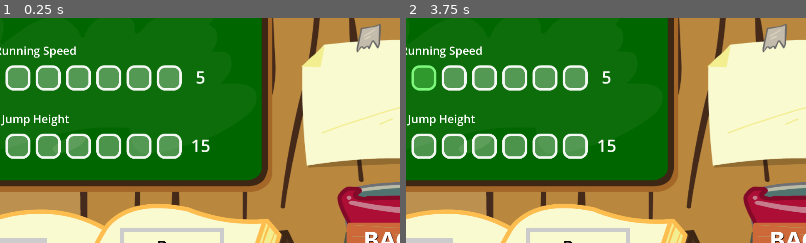
Above: before the commit, frames 1-2 (left to right).
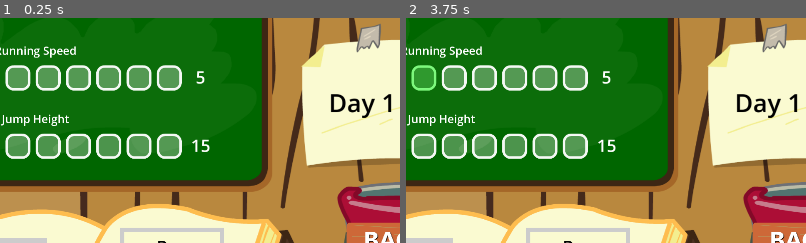
Above: after the commit, the same moments.

Repository: 100-Devs-1-Game/FlightOfHarmony
Game: Godot game, scene res://shop/shop.tscn
Two runs of this game, one before a commit and one after it. Both use one fixed random seed, a clock stepped at 60 frames per second and the inputs below.
Inputs (mouse positions are % of the whole screen's width and height, from its top left):
- Up to frame 1 (0.25 s): no input
- Up to frame 2 (3.75 s): click (30, 13) at 0.52 s; click (34, 13) at 1.27 s; click (38, 13) at 2.02 s; click (42, 13) at 2.77 s; click (45, 13) at 3.52 s
The pictures show only the part of the screen within x 43-93%, y 0-50%; the shares and areas given below are measured in that part.

The runs differ from the first frame. In frame 1, 0.6% of the frame differs, in the area x 82-98%, y 33-45%; in frame 2, 0.6%.

Commit message:
Add day progression

Diff:
--- a/src/flight/flight_scene.gd
+++ b/src/flight/flight_scene.gd
@@ -72,4 +72,5 @@
 
 
 func _on_return_pressed() -> void:
+	Global.day+= 1
 	LevelManager.goto_shop()
--- a/src/global/global.gd
+++ b/src/global/global.gd
@@ -14,6 +14,7 @@
 
 var starting_money: int = 0
 var money: int = 0
+var day: int= 1
 
 
 
--- a/src/global/save_manager.gd
+++ b/src/global/save_manager.gd
@@ -17,6 +17,7 @@
 	var dict: Dictionary
 
 	dict["money"]= Global.money
+	dict["day"]= Global.day
 
 	var arr_levels:= []
 	for stat in pony_stats.get_stats():
@@ -51,6 +52,7 @@
 	var dict: Dictionary= JSON.parse_string(FileAccess.get_file_as_string(save_path))
 
 	Global.money= dict["money"]
+	Global.day= dict["day"]
 
 	var arr: Array= dict["levels"]
 	for stat in pony_stats.get_stats():
--- a/src/shop/shop.gd
+++ b/src/shop/shop.gd
@@ -8,10 +8,12 @@
 @onready var money_label: Label = $MoneyLabel
 @onready var fuel_label: Label = $FuelLabel
 @onready var buy_fuel_label: Label = $BuyFuelLabel
+@onready var day_label: Label = $DayLabel
 
 
 func _ready() -> void:
 	Global.money_changed.connect(_update_currency)
+	day_label.text= str("Day ", Global.day)
 	_update_currency()
 	_update_fuel()
 
--- a/src/shop/shop.tscn
+++ b/src/shop/shop.tscn
@@ -22,6 +22,10 @@
 
 [sub_resource type="LabelSettings" id="LabelSettings_hv745"]
 font_size = 80
+
+[sub_resource type="LabelSettings" id="LabelSettings_c8ks2"]
+font_size = 60
+font_color = Color(0, 0, 0, 1)
 
 [sub_resource type="StyleBoxEmpty" id="StyleBoxEmpty_yrv44"]
 
@@ -134,6 +138,17 @@
 horizontal_alignment = 1
 vertical_alignment = 1
 
+[node name="DayLabel" type="Label" parent="."]
+custom_minimum_size = Vector2(220, 200)
+offset_left = 1583.0
+offset_top = 103.0
+offset_right = 1803.0
+offset_bottom = 303.0
+text = "Day 1"
+label_settings = SubResource("LabelSettings_c8ks2")
+horizontal_alignment = 1
+vertical_alignment = 1
+
 [node name="Reset" type="Button" parent="."]
 offset_left = 25.0
 offset_top = 9.0
Not shown: 1 places in src/shop/shop.tscn that only renumber resources
